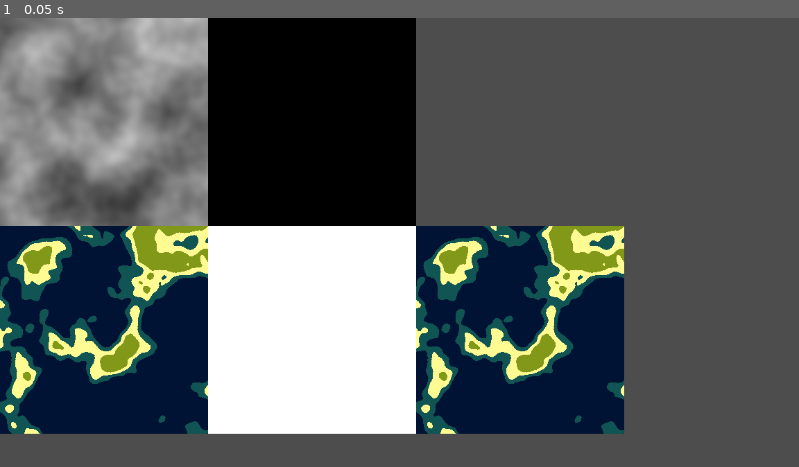
Above: before the commit, frame 1.
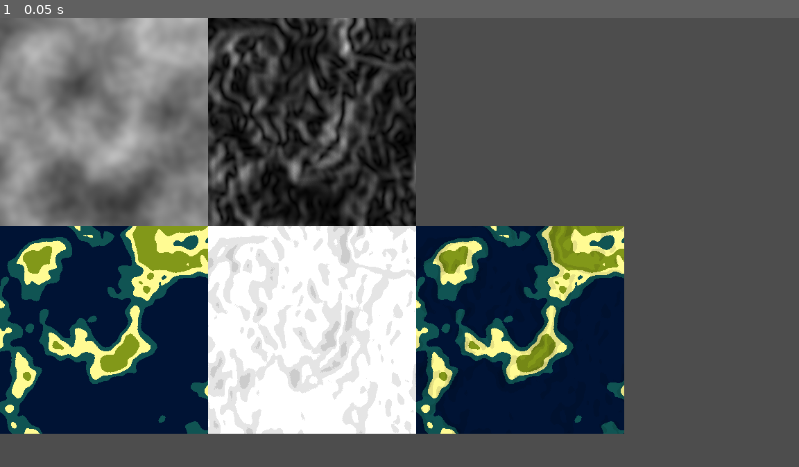
Above: after the commit, the same moment.

Repository: Rolls71/following-winds
Game: Godot game, scene res://test.tscn
Two runs of this game, one before a commit and one after it. Both use one fixed random seed, a clock stepped at 60 frames per second and the inputs below. The project has no main scene, so this scene is started directly. The engine's default icon, where the game draws it, is replaced by a stand-in: a white triangle on a blue panel in a dark square.
Inputs:
- Up to frame 1 (0.05 s): no input

The runs differ from the first frame. In frame 1, 13% of the frame differs, in the area x 26-79%, y 0-93%.

Commit message:
Fix gradient map gaps by tweaking sample distance

Diff:
--- a/nodes/world.gd
+++ b/nodes/world.gd
@@ -1,7 +1,7 @@
 class_name World extends Node
 
-var sample_distance: float = 0.1 ## For this distance, the max gradient is 0.0025
-var gradient_multiplier: float = 400 ## Derived from 1/gradient_max, depends upon sample_distance
+var sample_distance: float = 2
+var gradient_multiplier: float = 40/sample_distance ## Derived from 1/gradient_max
 var width = 300
 var height = 300
 
@@ -76,7 +76,6 @@
 
 
 
-
 func discover(pos: Vector2i):
 	if tiles.has(pos):
 		push_warning("Tile at "+str(pos)+" already discovered.")
@@ -94,11 +93,12 @@
 ## 0 → perfectly flat,
 ## 1 → 45° incline,
 ## >1 → steeper than 45°
-func sobel_sample_gradient(pos: Vector2i, h):
+func sobel_sample_gradient(pos: Vector2i, height):
 	#z1 z2 z3
 	#z4 z5 z6
 	#z7 z8 z9
 	var heights: Array[float] = []
+	var h = max(height, 0.000000000001)
 	for x: float in [-1,0,1]:
 		for y: float in [-1,0,1]:
 			heights.append(fnl.get_noise_2d(pos.x+(x*sample_distance), pos.y+(y*sample_distance)))
